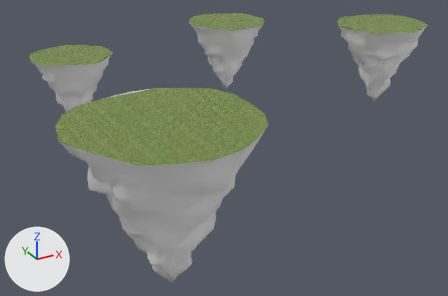
One commit to the FBX model Maya/Exported Models/Sky Island.fbx: the scene before it, then after it.
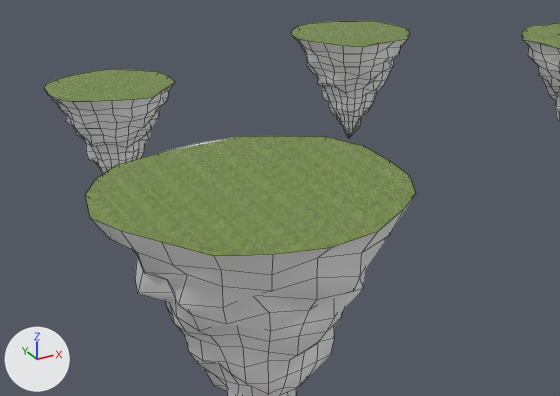
The first picture shows the older version from a 50 mm camera at (-79.4, -97.3, 33.0) aimed at (-26.3, -0.8, -15.2). The close-ups show both versions on the part from 0% to 81% of the width and 0% to 86% of the height of that picture; other places that the commit changed are outside them. Arrows for +X, +Y and +Z are at lower left; the lights stay in place. The close-ups show mesh edges as thin lines. Where no turn or scale is listed for an object, it has been applied to the vertices.

Script lines for the objects in view, before the commit:
```python
me_mesh_001 = bpy.data.meshes.new('Mesh.001')
me_mesh_001.from_pydata(...)  # 287 vertices, 288 faces; spans x -8.0..8.2, y -8.1..8.2, z -6.3..9.1
# faces by material slot: [287, 1]
me_mesh_001.materials.append(mat_rock_texture)  # its picture is missing
me_mesh_001.materials.append(mat_grass_texture)
me_mesh_002 = bpy.data.meshes.new('Mesh.002')
me_mesh_002.from_pydata(...)  # 287 vertices, 288 faces; spans x -0.82..0.8, y -0.91..0.63, z -0.82..0.81
# faces by material slot: [287, 1]
me_mesh_002.materials.append(mat_rock_texture)  # its picture is missing
me_mesh_002.materials.append(mat_grass_texture)
me_mesh_003 = bpy.data.meshes.new('Mesh.003')
me_mesh_003.from_pydata(...)  # 287 vertices, 288 faces; spans x -16.4..16.0, y -16.5..16.2, z -12.6..18.1
# faces by material slot: [287, 1]
me_mesh_003.materials.append(mat_rock_texture)  # its picture is missing
me_mesh_003.materials.append(mat_grass_texture)
# before: 2 (9.5, -13.1, 18.1) at pixel (403, 209), 4 (0.0, -16.5, 17.6) at pixel (331, 247), 5 (-5.0, -15.3, 17.7) at pixel (272, 254), 6 (-9.5, -13.2, 17.6) at pixel (213, 256), 7 (-12.7, -9.2, 18.1) at pixel (161, 242)
# before: 9 (-16.4, 0.0, 17.6) at pixel (90, 218), 17 (13.2, 9.5, 18.1) at pixel (326, 136), 19 (16.0, 0.1, 17.6) at pixel (390, 161)
ob_pcone2 = bpy.data.objects.new('pCone2', me_mesh_001)
ob_pcone2.location = (-15.64, 17.76, -4.05)
ob_pcone3 = bpy.data.objects.new('pCone3', me_mesh_002)
ob_pcone3.location = (-47.76, 23.85, -8.7)
ob_pcone3.rotation_euler = (-1.571, 0.0, -2.443)  # degrees (-90, 0, -140)
ob_pcone3.scale = (10.0, 10.0, 10.0)
ob_pcone4 = bpy.data.objects.new('pCone4', me_mesh_003)
ob_pcone4.location = (-44.3, -14.14, -19.37)
# also in view: 'pCone1' at (0.9, -11.7, 0.7)
```
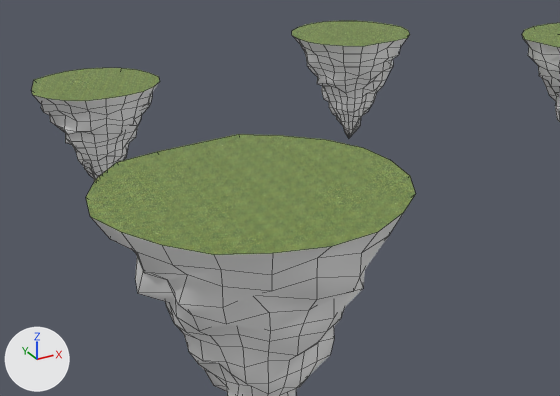
Location of each change, [x1, y1, x2, y2] in pixels of the close-ups (560 x 396 px; the box of a moved part takes in the faces that stretch with it):
'pCone4', reshaped: before [86, 136, 416, 396]; after [86, 134, 416, 396]
'pCone3', moved, turned: before [45, 69, 175, 174]; after [32, 68, 160, 181]
part 1 of me_mesh_003, moved or reshaped: before [86, 136, 413, 260]; after [86, 134, 413, 260]

The edits, one by one:
me_mesh_003 has 287 vertices, 288 faces and spans x -16.4..16.0, y -16.5..16.2, z -12.6..18.1.
me_mesh_003 is used by ob_pcone4; location (-44.3, -14.14, -19.37).
Part 1, on me_mesh_003:
Vertices 4, 5, 6, 9, 19 of me_mesh_003 move by (0.0, 0.0, 0.1).
Vertices 2, 7, 17 of me_mesh_003 move by (0.0, 0.0, -0.3).
Vertex 8 of me_mesh_003 moves from (-14.9, -4.8, 17.9) at pixel (120, 231) to (-14.9, -4.8, 17.8) at pixel (121, 232).
Vertex 10 of me_mesh_003 moves from (-15.5, 5.0, 18.0) at pixel (85, 195) to (-15.5, 5.0, 17.8) at pixel (85, 197).
Vertex 12 of me_mesh_003 moves from (-9.9, 13.6, 17.5) at pixel (117, 164) to (-9.9, 13.6, 17.8) at pixel (116, 162).
Vertex 13 of me_mesh_003 moves from (-5.1, 14.8, 17.6) at pixel (157, 153) to (-5.1, 14.8, 17.8) at pixel (156, 151).
Vertex 15 of me_mesh_003 moves from (5.3, 16.2, 17.5) at pixel (238, 136) to (5.3, 16.2, 17.8) at pixel (238, 134).
Vertex 18 of me_mesh_003 moves from (15.5, 5.0, 18.0) at pixel (363, 145) to (15.5, 5.0, 17.8) at pixel (363, 147).
Object 'pCone3' (ob_pcone3) moves from (-47.76, 23.85, -8.7) to (-49.66, 23.82, -8.2).
Object 'pCone3' (ob_pcone3) turns from (-90, 0, -140) to (-90, 0, 67) degrees about x, y and z.
